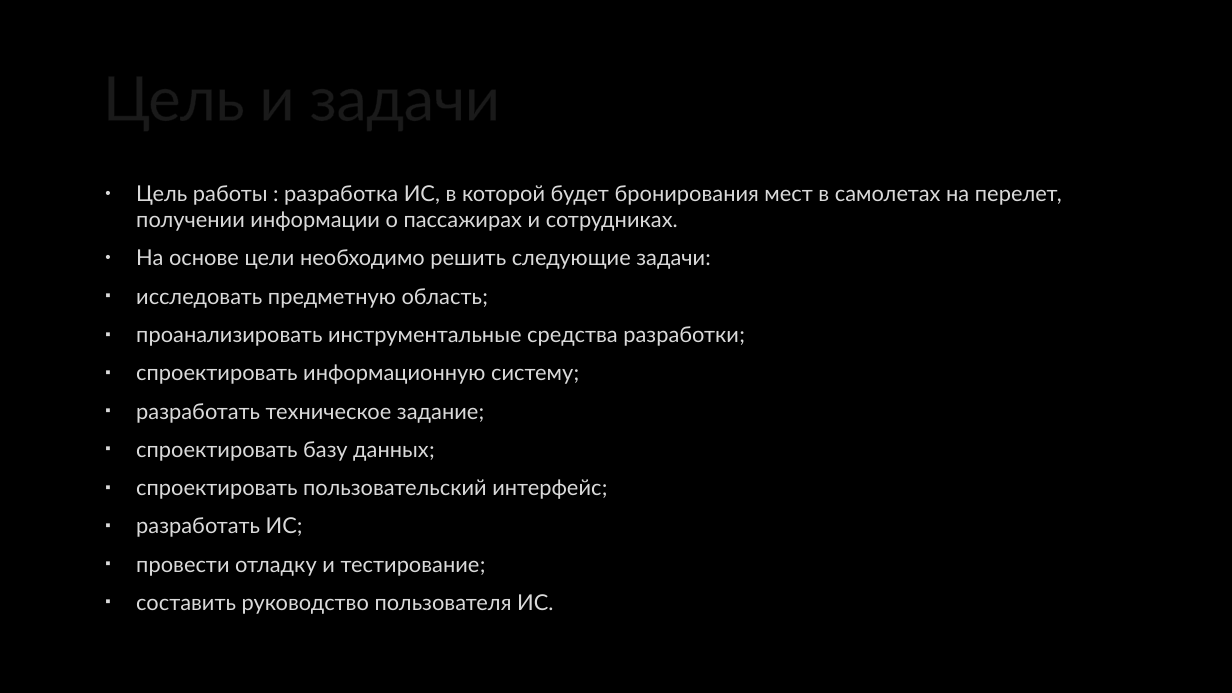
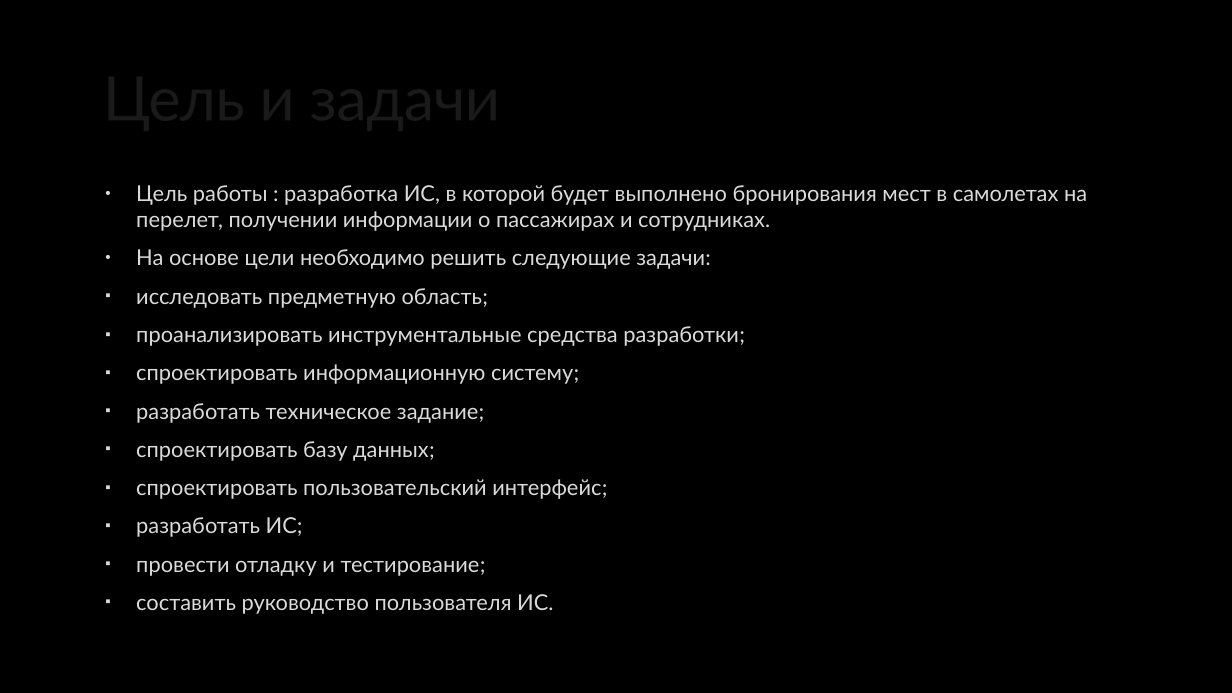
Before and after one commit to Evdokimov27/Airplane-Sale-Tiket, a slide deck: slide 2 of Курсовой Евдокимов.pptx. Drawn at 1232x693 pixels with LibreOffice and Linux fonts; fonts in the diff are those of the drawing; background and template pictures are left out. Boxes give left, top, right and bottom in pixels: in the first picture for what was removed or moved away, otherwise in the second. Text is boxed around its words. In the diff, an @@ line names an element or a change of style, - is before the commit and + after.

Commit message:
upd

```diff
--- a/Курсовой Евдокимов.pptx
+++ b/Курсовой Евдокимов.pptx
@@ text at [136,185,1087,231]: text changed @@
-• Цель работы : разработка ИС, в которой будет бронирования мест в самолетах на перелет, получении информации о пассажирах и сотрудниках.
+• Цель работы : разработка ИС, в которой будет выполнено бронирования мест в самолетах на перелет, получении информации о пассажирах и сотрудниках.
```
Also in this commit, not shown: 4 other slides changed.
